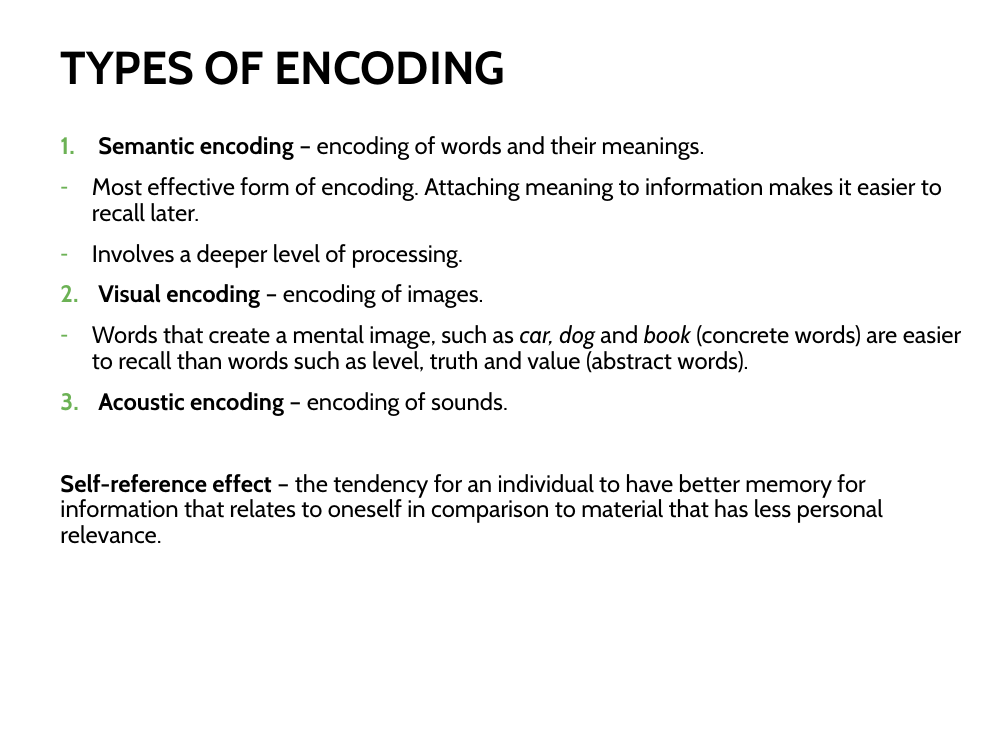
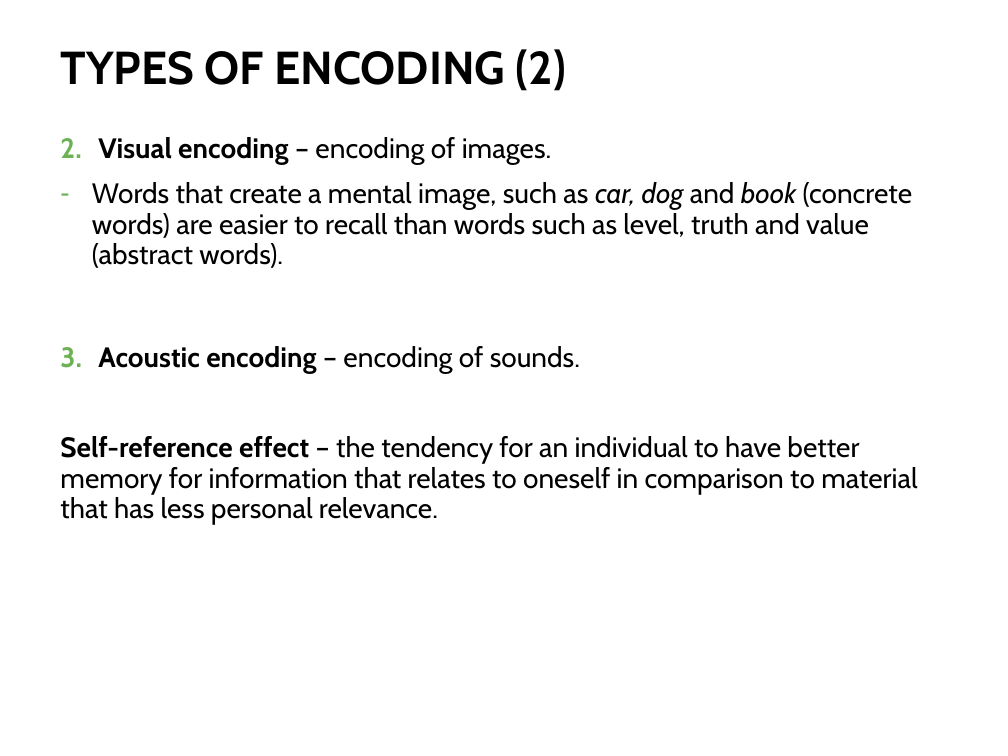
Before and after one commit to npm27/Teaching-Materials, a slide deck: slide 7 of Gen Psych II/Slides/8 Memory.pptx (slide 6 before the commit). Drawn at 1008x756 pixels with LibreOffice and Linux fonts; fonts in the diff are those of the drawing. Boxes give left, top, right and bottom in pixels: in the first picture for what was removed or moved away, otherwise in the second. Text is boxed around its words. In the diff, an @@ line names an element or a change of style, - is before the commit and + after.

```diff
--- a/Gen Psych II/Slides/8 Memory.pptx
+++ b/Gen Psych II/Slides/8 Memory.pptx
@@ title at box(60, 49, 566, 91): text changed @@
-TYPES OF ENCODING
+TYPES OF ENCODING (2)
@@ text "Visual encoding – encoding of ..." at box(60, 137, 917, 524): size 17 to 20 pt @@
@@ text at box(92, 136, 942, 268): paragraphs removed @@
-1. Semantic encoding – encoding of words and their meanings.
-– Most effective form of encoding. Attaching meaning to information makes it easier to recall later.
-– Involves a deeper level of processing.
```
Also in this commit, not shown: 6 other slides changed, 15 slides added, 1 slide removed, 29 other files.
